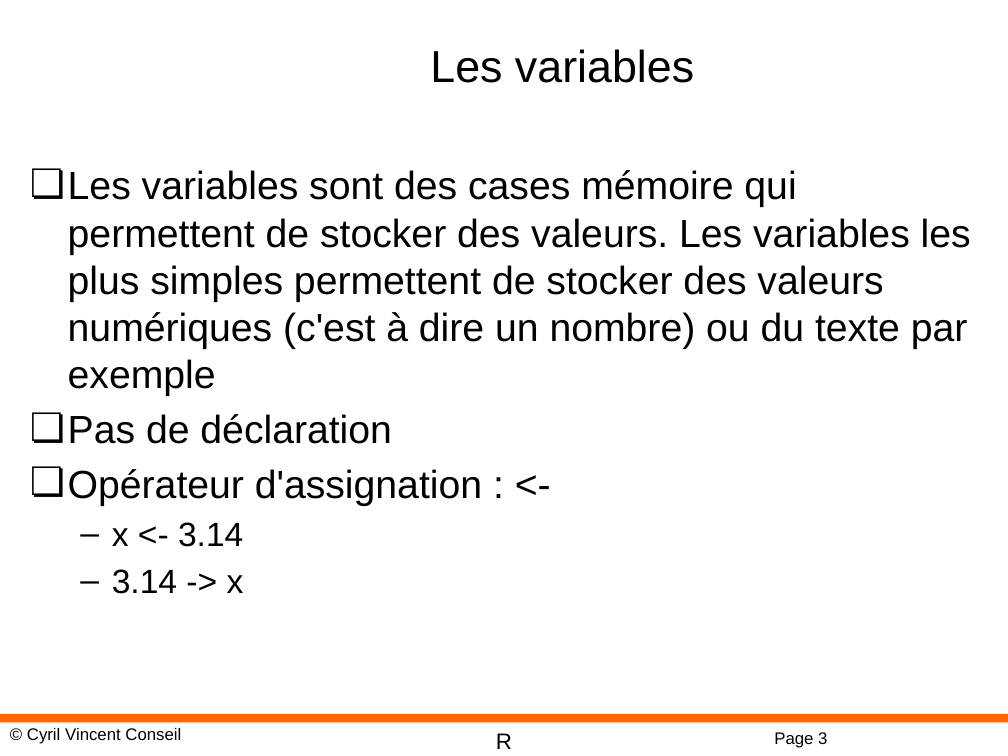
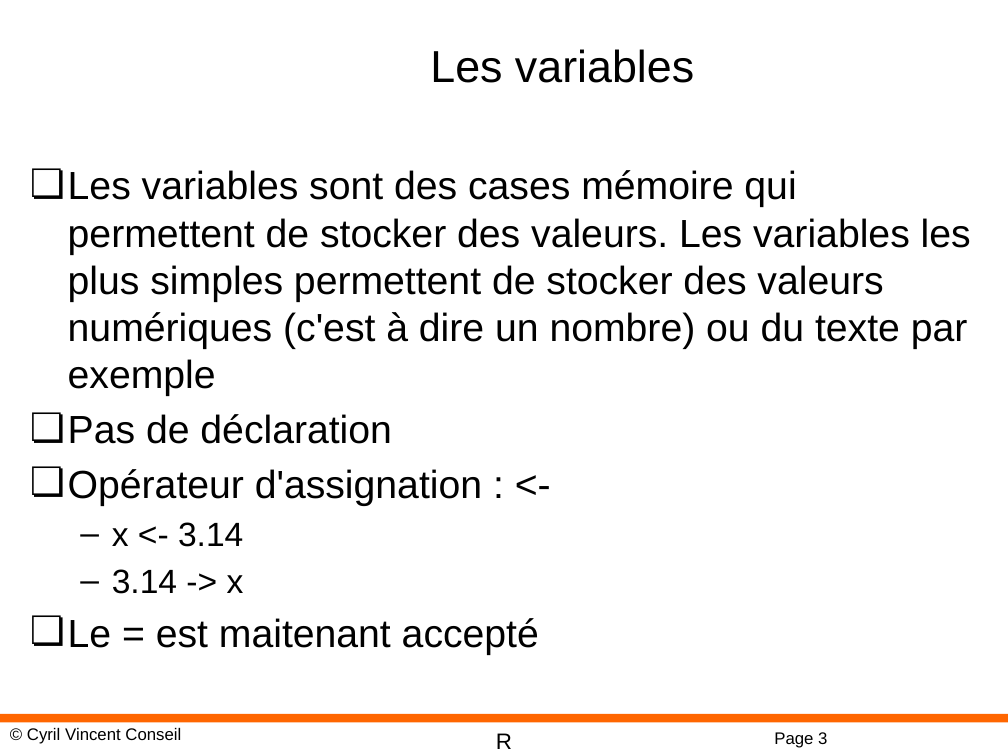
Before and after one commit to cyrilvincent/R, a slide deck: slide 3 of ppt/R-02-Variables.pptx. Drawn at 1008x756 pixels with LibreOffice and Linux fonts; fonts in the diff are those of the drawing; background and template pictures are left out. Boxes give left, top, right and bottom in pixels: in the first picture for what was removed or moved away, otherwise in the second. Text is boxed around its words. In the diff, an @@ line names an element or a change of style, - is before the commit and + after.

```diff
--- a/ppt/R-02-Variables.pptx
+++ b/ppt/R-02-Variables.pptx
@@ text at (68, 618, 539, 655): paragraph added @@
+❏ Le = est maitenant accepté
```
Also in this commit, not shown: 3 other files.
